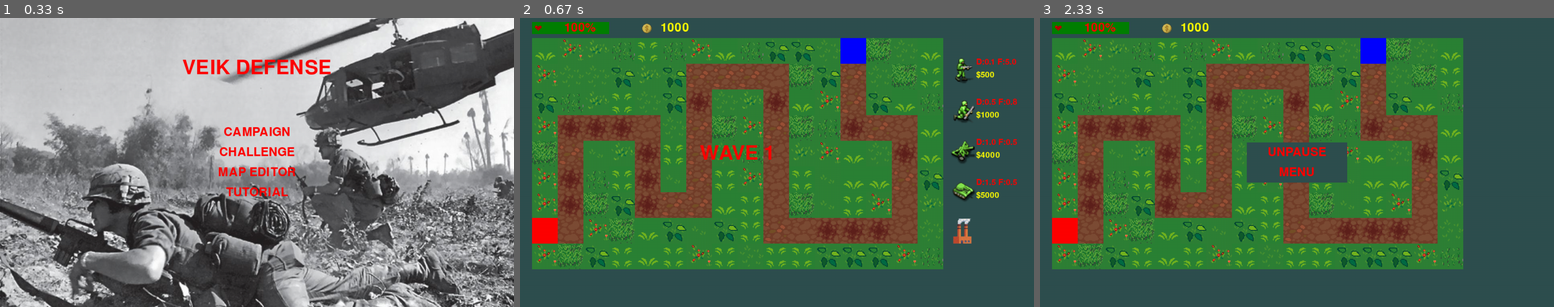
Above: before the commit, frames 1-3 (left to right).
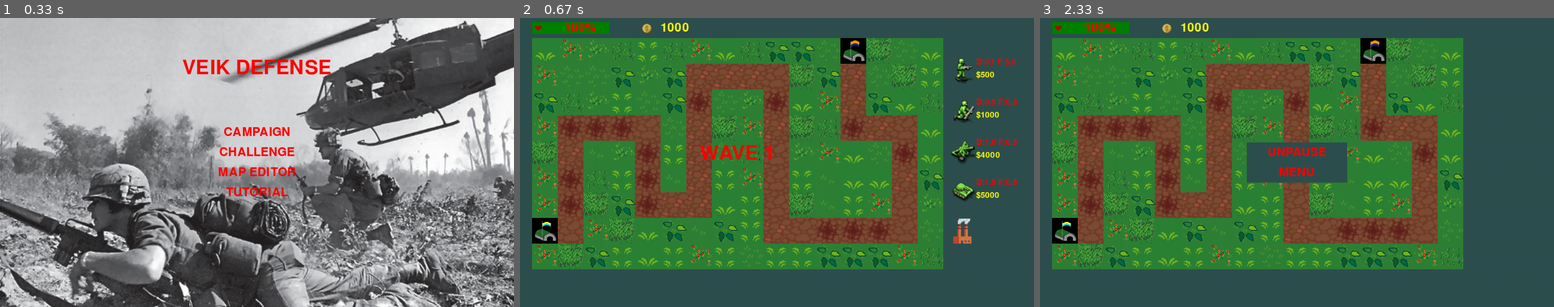
Above: after the commit, the same moments.

Repository: Eric-Guerra-Ribeiro/veik-defense
Game: pygame game, started from main.py
The game is run twice, just before and just after one commit, with the same random seed, the same clock (stepped at 60 frames per second) and the same inputs.
Inputs (mouse positions are in pixels of both pictures, inside the frame that each line leads up to):
- Up to frame 1 (0.33 s): no input
- Up to frame 2 (0.67 s): click (777, 162) at 0.38 s
- Up to frame 3 (2.33 s): click (1173, 165) at 0.72 s; tap Space at 2 s

Frame 1 is identical in both runs. In frame 2, 0.9% of the frame differs, in the area x 2-68%, y 6-79%; in frame 3, 0.9%.

Commit message:
Add base sprites

Diff:
--- a/art.py
+++ b/art.py
@@ -37,9 +37,9 @@
         for i in range(pgc.ROAD_SRITES):
             roadsprites.append(pygame.image.load("sprites/terrain/road{0}.png".format(i)))
         map_img = pygame.Surface((pgc.GRID_SIZE*bf_map.width, pgc.GRID_SIZE*bf_map.height))
-        terrain_color = {
-            enums.Terrain.ALLY_CAMP: pgc.ALLY_CAMP_COLOR,
-            enums.Terrain.ENEMY_CAMP: pgc.ENEMY_CAMP_COLOR,
+        base_sprite = {
+            enums.Terrain.ALLY_CAMP: pygame.image.load("sprites/general/ally_base.png"),
+            enums.Terrain.ENEMY_CAMP: pygame.image.load("sprites/general/enemy_base.png"),
         }
         for i in range(bf_map.height):
             for j in range(bf_map.width):
@@ -48,9 +48,7 @@
                 elif bf_map.get_terrain((i, j)) == enums.Terrain.ROAD:
                     map_img.blit(random.choice(roadsprites), (j*pgc.GRID_SIZE, i*pgc.GRID_SIZE))
                 else:
-                  pygame.draw.rect(map_img, terrain_color[bf_map.get_terrain((i, j))],
-                  pygame.Rect(j*pgc.GRID_SIZE, i*pgc.GRID_SIZE,
-                  pgc.GRID_SIZE, pgc.GRID_SIZE))
+                  map_img.blit(base_sprite[bf_map.get_terrain((i, j))], (j*pgc.GRID_SIZE, i*pgc.GRID_SIZE))
         return map_img
 
     def make_unit_imgs(self):
